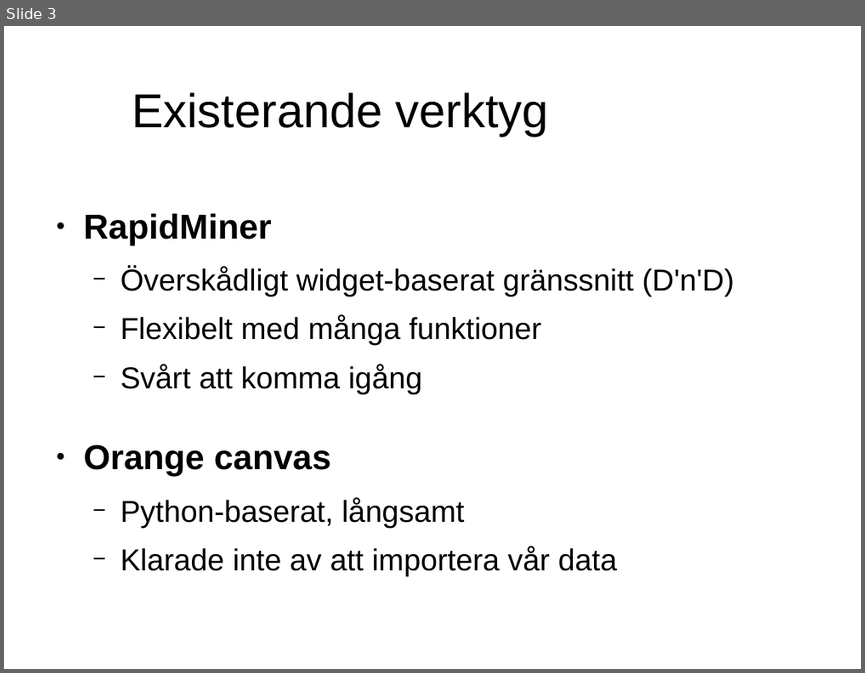
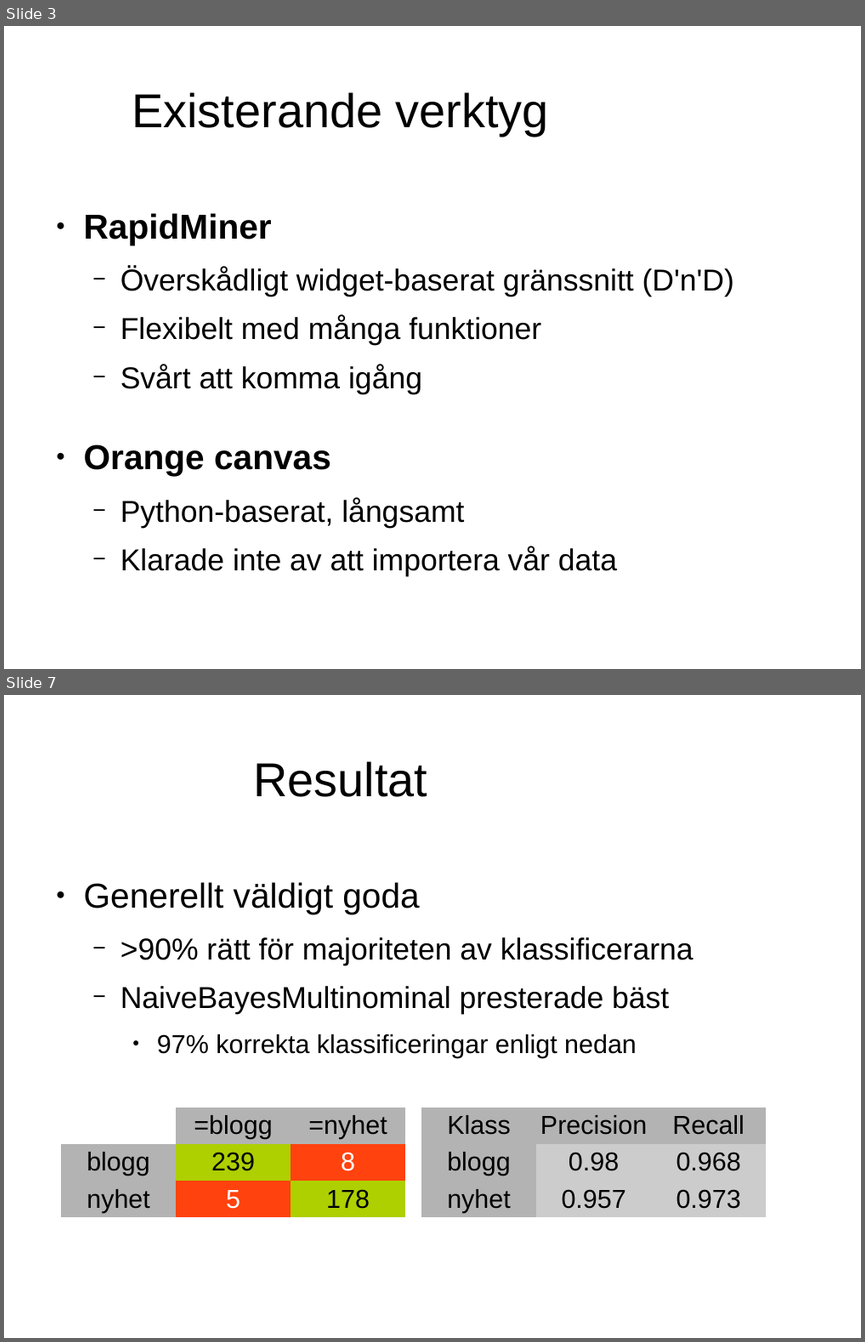
Before and after one commit to jensa/BloggEllerNyhet, a slide deck: report/presentation.odp. Shown one above the other, each under a label of ours: slide 3 before the commit, slides 3 and 7 after it; the slides between them are not shown. The pictures are 865x673 and 865x1342 pixels, drawn with LibreOffice and Linux fonts; fonts in the diff are those of the drawing; background and template pictures are left out. Boxes give left, top, right and bottom in pixels: in the first picture for what was removed or moved away, otherwise in the second. Text is boxed around its words. In the diff, an @@ line names an element or a change of style, - is before the commit and + after.

```diff
--- a/report/presentation.odp
+++ b/report/presentation.odp
@@ slide 7 added at <box>4,695,861,1338</box>, background picture (left out) @@
@@ title added at <box>253,761,427,797</box>, 44 pt, text #000000 @@
+Resultat
@@ text added at <box>84,882,693,1057</box>, 28 pt, text #000000 @@
+● Generellt väldigt goda
+  − >90% rätt för majoriteten av klassificerarna
+  − NaiveBayesMultinominal presterade bäst
+    ● 97% korrekta klassificeringar enligt nedan
@@ table added at <box>61,1107,406,1216</box>, 3 rows, 3 columns @@
+ | =blogg | =nyhet
+blogg | 239 | 8
+nyhet | 5 | 178
@@ table added at <box>421,1107,766,1216</box>, 3 rows, 3 columns @@
+Klass | Precision | Recall
+blogg | 0.98 | 0.968
+nyhet | 0.957 | 0.973
```
Also in this commit, not shown: 3 slides changed, 2 other slides added, 3 slides removed.
